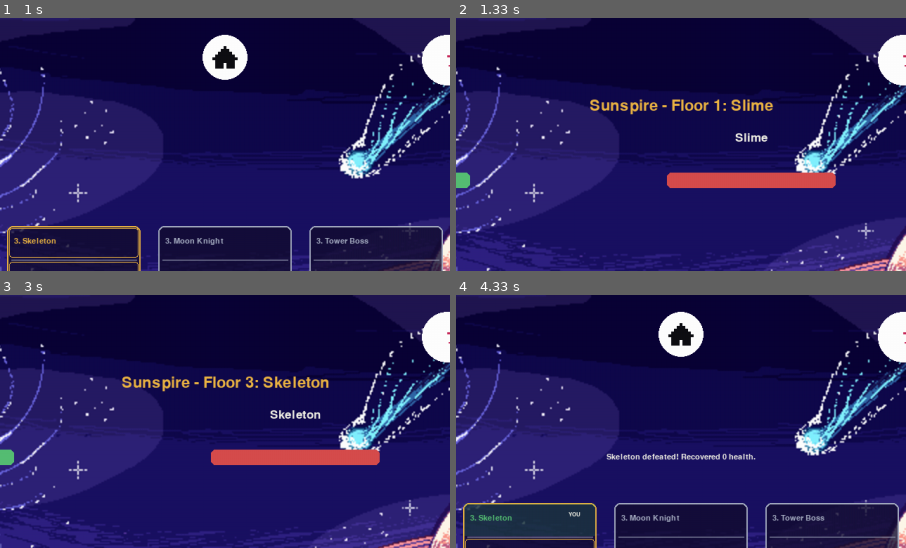
Above: before the commit, frames 1-4 (two rows, left to right).
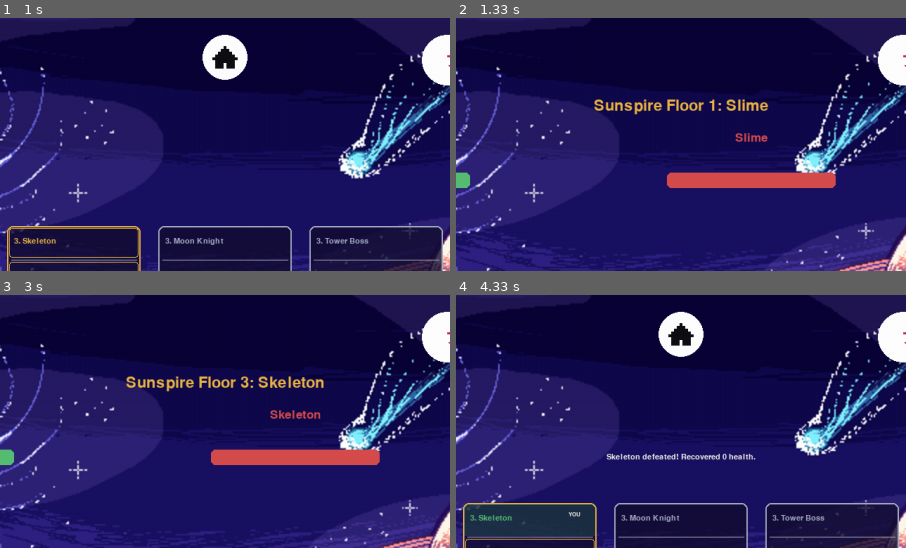
Above: after the commit, the same moments.

Repository: pixelpxed/tower-pygame
Game: pygame game, started from main.py
Same seed, same stepped clock (60 frames per second), same inputs: the game is played once before the commit and once after it.
Inputs (mouse positions are % of the whole screen's width and height, from its top left):
- Up to frame 1 (1 s): click "S T A R T" at 0.38 s; tap Enter at 0.67 s
- Up to frame 2 (1.33 s): click (37, 57) at 1.05 s
- Up to frame 3 (3 s): click "Attack" at 1.38 s; click (50, 8) at 1.72 s; click (44, 41) at 2.05 s; click ">" at 2.38 s; press the mouse at (44, 41) at 2.7 s; move the mouse to (42, 44) at 2.8 s; release the mouse at (40, 46) at 2.93 s
- Up to frame 4 (4.33 s): click "Use Potion" at 3.05 s; press the mouse at (50, 73) at 3.37 s; move the mouse to (40, 64) at 3.47 s; release the mouse at (29, 54) at 3.6 s; click "Attack" at 4.22 s
The pictures show only the part of the screen within x 25-75%, y 0-50%; the shares and areas given below are measured in that part.

Frame 1 is identical in both runs. In frame 2, 1.4% of the frame differs, in the area x 29-71%, y 32-50%; in frame 3, 1.7%, in the area x 27-74%, y 32-50%; in frame 4, nothing differs.

Commit message:
:1s

Diff:
--- a/game/scenes/battle.py
+++ b/game/scenes/battle.py
@@ -1,5 +1,4 @@
 from pathlib import Path
-
 import pygame
 
 from game.settings import COLORS, HEIGHT, WIDTH
@@ -8,40 +7,26 @@
 from ui.hud import draw_bar
 from ui.text import draw_text
 
-HERE = Path(__file__).resolve().parent
-BG_CANDIDATES = [
-    HERE / "battle_bg.png",                                       # game/scenes/
-    HERE.parents[1] / "assets" / "images" / "battle_bg.png",      # assets/images/
-    HERE.parents[1] / "battle_bg.png",                            # project root
-    Path("game/scenes/battle_bg.png"),                            # relative to cwd
-]
-
 
 def load_background(size):
-    """Try several locations; fall back to a purple gradient so the game still runs."""
-    for path in BG_CANDIDATES:
-        if path.exists():
-            try:
-                return pygame.transform.scale(pygame.image.load(str(path)).convert(), size)
-            except pygame.error as err:
-                print(f"[battle] found {path} but could not load it: {err}")
-    print("[battle] battle_bg.png not found. Tried:")
-    for path in BG_CANDIDATES:
-        print("   ", path)
-    fallback = pygame.Surface(size)
-    for y in range(size[1]):
-        k = y / size[1]
-        fallback.fill((int(20 + 60 * k), int(15 + 30 * k), int(60 + 80 * k)), (0, y, size[0], 1))
-    return fallback
+    """ฟังก์ชันโหลดภาพพื้นหลังแบบระบุ Path ตรงๆ"""
+    bg_path = Path("game/scenes/battle_bg.png")
+    image = pygame.image.load(bg_path).convert()
+    return pygame.transform.scale(image, size)
 
 
 class BattleScene:
     def __init__(self, game):
         self.game = game
-        self.bg_image = load_background((WIDTH, HEIGHT))
 
-        self.attack = Button((WIDTH // 2 - 120, 500, 240, 54), "Attack", self.game.player_attack)
-        self.potion = Button((WIDTH // 2 - 120, 565, 240, 48), "Use Potion", self.game.player_potion)
+        # โหลดภาพพื้นหลังโดยระบุ Path ตรงๆ ไม่ต้องมี HERE
+        bg_path = Path("game/scenes/battle_bg.png")
+        image = pygame.image.load(bg_path).convert()
+        self.bg_image = pygame.transform.scale(image, (WIDTH, HEIGHT))
+
+        cx = WIDTH // 2
+        self.attack = Button((cx - 120, 500, 240, 54), "Attack", game.player_attack)
+        self.potion = Button((cx - 120, 565, 240, 48), "Use Potion", game.player_potion)
 
     def handle_event(self, event):
         self.attack.handle_event(event)
@@ -50,22 +35,20 @@
     def draw(self, screen):
         screen.blit(self.bg_image, (0, 0))
 
-        player, monster = self.game.player, self.game.monster
-        tower_name = self.game.tower.tower_name(player.tower)
+        p, m = self.game.player, self.game.monster
 
-        # HUD pills (top-left hearts, top-right POWER)
-        margin = 24
-        draw_hearts(screen, player.lives, player.max_lives, (margin, margin),
-                    max_hearts=player.max_lives)
-        draw_power(screen, (WIDTH - margin, margin), getattr(player, "attack", None))
+        # HUD เลือด และพลัง
+        draw_hearts(screen, p.lives, p.max_lives, (24, 24), max_hearts=p.max_lives)
+        draw_power(screen, (WIDTH - 24, 24), getattr(p, "attack", None))
 
-        draw_text(screen, f"{tower_name} - Floor {player.floor}: {monster.name}",
-                  (WIDTH // 2, 125), 32, COLORS["accent"], center=True)
-        draw_text(screen, player.name, (220, 170), 26, COLORS["text"], center=True)
-        draw_text(screen, monster.name, (740, 170), 26, COLORS["text"], center=True)
+        # ชื่อ ชั้น และเลือด
+        draw_text(screen, f"{self.game.tower.tower_name(p.tower)} Floor {p.floor}: {m.name}", (WIDTH // 2, 125), 32,
+                  COLORS["accent"], center=True)
+        draw_text(screen, p.name, (220, 170), 26, COLORS["text"], center=True)
+        draw_text(screen, m.name, (740, 170), 26, COLORS["danger"], center=True)
 
-        draw_bar(screen, (100, 220, 240, 22), player.health, player.max_health, COLORS["success"])
-        draw_bar(screen, (620, 220, 240, 22), monster.health, monster.max_health, COLORS["danger"])
+        draw_bar(screen, (100, 220, 240, 22), p.health, p.max_health, COLORS["success"])
+        draw_bar(screen, (620, 220, 240, 22), m.health, m.max_health, COLORS["danger"])
 
         draw_text(screen, self.game.message, (WIDTH // 2, 390), 20, COLORS["muted"], center=True)
 
--- a/game/scenes/cut_scene.py
+++ b/game/scenes/cut_scene.py
@@ -1,10 +1,8 @@
 from pathlib import Path
-
 import pygame
-from game.settings import HEIGHT, WIDTH
 from PIL import Image
 
-HERE = Path(__file__).resolve().parent
+from game.settings import HEIGHT, WIDTH
 
 
 class _SkipButton:
@@ -25,17 +23,8 @@
         pygame.draw.rect(screen, (0, 0, 0), r.move(0, 4), border_radius=r.h // 2)
         bg_color = (30, 35, 30) if hover else (12, 14, 18)
         pygame.draw.rect(screen, bg_color, r, border_radius=r.h // 2)
+
         screen.blit(self.label, self.label.get_rect(center=r.center))
-
-
-def _find(name):
-    for path in (HERE / name,
-                 HERE.parents[1] / "assets" / "images" / name,
-                 HERE.parents[1] / name,
-                 Path("game/scenes") / name):
-        if path.exists():
-            return path
-    return None
 
 
 class CutScene:
@@ -46,21 +35,26 @@
         self.fade_ms = fade_ms
         self.finished = False
         self.start_ticks = None
-
         self.frames = self._preload_gif(gif_name)
         self.total_gif_duration = sum(dur for _, dur in self.frames) if self.frames else 1000
-
         self.fade_surface = pygame.Surface((WIDTH, HEIGHT)).convert()
         self.fade_surface.fill((0, 0, 0))
+        margin, w, h = 24, 80, 80
+        skip_rect = pygame.Rect(WIDTH - margin - w, HEIGHT - margin - h, w, h)
+        self.skip = _SkipButton(skip_rect, self._finish)
 
-        margin, w, h = 24, 80, 80
-        self.skip = _SkipButton(pygame.Rect(WIDTH - margin - w, HEIGHT - margin - h, w, h),self._finish)
-
-    def _preload_gif(self, name):
+    def _preload_gif(self, name: str) -> list:
+        """โหลดและแปลงไฟล์ GIF เป็น Surface ของ Pygame ทีละเฟรม (ระบุ Path ตรงๆ ใช้ง่าย)"""
         if Image is None:
             print("[cutscene] Pillow is not installed. Skipping cutscene.")
             return []
-        path = _find(name)
+        search_paths = [
+            Path(name),
+            Path("assets/images") / name,
+            Path("game/scenes") / name,
+        ]
+
+        path = next((p for p in search_paths if p.exists()), None)
         if path is None:
             print(f"[cutscene] {name} not found. Skipping cutscene.")
             return []
@@ -71,24 +65,30 @@
                 for frame_idx in range(getattr(img, "n_frames", 1)):
                     img.seek(frame_idx)
                     frame = img.convert("RGB")
+
                     if frame.size != (WIDTH, HEIGHT):
                         frame = frame.resize((WIDTH, HEIGHT))
+
                     surf = pygame.image.frombytes(frame.tobytes(), frame.size, "RGB").convert()
                     duration = max(20, img.info.get("duration", 40))
                     frames.append((surf, duration))
         except Exception as err:
             print(f"[cutscene] Could not process {path}: {err}")
+
         return frames
 
-    def _get_current_frame(self, elapsed):
+    def _get_current_frame(self, elapsed: int):
         if not self.frames:
             return None
+
         loop_time = elapsed % self.total_gif_duration
         accum = 0
+
         for surf, duration in self.frames:
             accum += duration
             if loop_time < accum:
                 return surf
+
         return self.frames[-1][0]
 
     def _finish(self):
@@ -104,25 +104,25 @@
             return
         self.skip.handle_event(event)
 
-    def draw(self, screen):
+    def draw(self, screen: pygame.Surface):
         now = pygame.time.get_ticks()
         if self.start_ticks is None:
             self.start_ticks = now
         elapsed = now - self.start_ticks
 
         screen.fill((0, 0, 0))
-
         frame_surf = self._get_current_frame(elapsed)
         if frame_surf is not None:
             screen.blit(frame_surf, (0, 0))
 
         alpha = 0
         if elapsed < self.fade_ms:
-            # Fade In
+            #FadeIn
             progress = elapsed / self.fade_ms
             alpha = int(255 * (1.0 - progress))
+
         elif elapsed > (self.duration_ms - self.fade_ms):
-            # Fade Out
+            #Fade Out
             progress = (elapsed - (self.duration_ms - self.fade_ms)) / self.fade_ms
             alpha = int(255 * progress)
 
--- a/game/scenes/game_over.py
+++ b/game/scenes/game_over.py
@@ -6,59 +6,48 @@
 from ui.battle_kub import HomeButton
 from game.scenes.cut_scene import CutScene
 
-HERE = Path(__file__).resolve().parent
 BLACK = (15, 15, 20)
 
 
-def _load_bg(*names):
-    for name in names:
-        for path in (HERE / name,
-                     HERE.parents[1] / "assets" / "images" / name,
-                     HERE.parents[1] / name,
-                     Path("game/scenes") / name):
-            return pygame.transform.scale(pygame.image.load(str(path)).convert(),(WIDTH, HEIGHT))
-    print(f"[game_over] {names[0]} not found. Using a plain background.")
-    surf = pygame.Surface((WIDTH, HEIGHT))
-    surf.fill((14, 18, 40))
-    return surf
-
-
 class RestartButton:
-    def __init__(self, center, callback, size=96):
+    def __init__(self, center: tuple, callback, size: int = 96):
         self.rect = pygame.Rect(0, 0, size, size)
         self.rect.center = center
         self.callback = callback
 
-    def handle_event(self, event):
-        if (event.type == pygame.MOUSEBUTTONUP and event.button == 1
-                and self.rect.collidepoint(event.pos)):
-            self.callback()
+    def handle_event(self, event: pygame.event.Event):
+        if event.type == pygame.MOUSEBUTTONUP and event.button == 1:
+            if self.rect.collidepoint(event.pos):
+                self.callback()
 
-    def draw(self, surf):
+    def draw(self, surf: pygame.Surface):
         hover = self.rect.collidepoint(pygame.mouse.get_pos())
         cx, cy = self.rect.center
         rad = self.rect.w // 2
-        pygame.draw.circle(surf, (255, 250, 215) if hover else (255, 255, 255), (cx, cy), rad)
+
+        bg_color = (255, 250, 215) if hover else (255, 255, 255)
+        pygame.draw.circle(surf, bg_color, (cx, cy), rad)
         if hover:
             pygame.draw.circle(surf, (0, 200, 60), (cx, cy), rad, 4)
-
         r = self.rect.w * 0.2
         dot = max(2, self.rect.w // 28)
         for deg in range(30, 301, 4):
             a = math.radians(deg)
-            pygame.draw.circle(surf, BLACK, (round(cx + r * math.cos(a)), round(cy + r * math.sin(a))), dot)
+            x = round(cx + r * math.cos(a))
+            y = round(cy + r * math.sin(a))
+            pygame.draw.circle(surf, BLACK, (x, y), dot)
 
         a = math.radians(300)
         px, py = cx + r * math.cos(a), cy + r * math.sin(a)
         nx, ny = math.cos(a), math.sin(a)
         tx, ty = -math.sin(a), math.cos(a)
         h = self.rect.w * 0.13
+
         pygame.draw.polygon(surf, BLACK, [
             (px + tx * h * 1.3, py + ty * h * 1.3),
             (px + nx * h - tx * h * 0.2, py + ny * h - ty * h * 0.2),
             (px - nx * h - tx * h * 0.2, py - ny * h - ty * h * 0.2),
         ])
-
 
 class GameOverScene:
     def __init__(self, game):
@@ -72,22 +61,32 @@
             else:
                 game.scene = CutScene(game, on_done=game.show_menu)
 
+        bg_filename = "VICTORY.jpg" if game.won else "DEFEATED.jpg"
+        image_path = Path("game/scenes/") / bg_filename
+
+        if image_path.exists():
+            image = pygame.image.load(str(image_path)).convert()
+            self.bg = pygame.transform.scale(image, (WIDTH, HEIGHT))
+        else:
+            self.bg = pygame.Surface((WIDTH, HEIGHT))
+            self.bg.fill((14, 18, 40))
+
         if game.won:
-            self.bg = _load_bg("VICTORY.jpg")
-            self.buttons = [HomeButton((WIDTH // 2, y), go_home_with_cutscene, size=size)]
+            self.buttons = [
+                HomeButton((WIDTH // 2, y), go_home_with_cutscene, size=size)
+            ]
         else:
-            self.bg = _load_bg("DEFEATED.jpg")
             offset = size // 2 + 25
             self.buttons = [
                 RestartButton((WIDTH // 2 - offset, y), game.new_run, size=size),
                 HomeButton((WIDTH // 2 + offset, y), game.show_menu, size=size),
             ]
 
-    def handle_event(self, event):
+    def handle_event(self, event: pygame.event.Event):
         for button in self.buttons:
             button.handle_event(event)
 
-    def draw(self, screen):
+    def draw(self, screen: pygame.Surface):
         screen.blit(self.bg, (0, 0))
         for button in self.buttons:
             button.draw(screen)
--- a/game/scenes/menu.py
+++ b/game/scenes/menu.py
@@ -21,7 +21,6 @@
         self.quit = Button((button_x, button_y + button_height + 50, button_width, button_height), "G I V E    U P", self.game.quit)
 
     def _start(self):
-        # Start -> cut scene (GIF, 3 s, SKIP button) -> game.new_run()
         self.game.scene = CutScene(self.game)
 
     def handle_event(self, event):
--- a/game/scenes/tower.py
+++ b/game/scenes/tower.py
@@ -25,7 +25,6 @@
                     break
         self.menu.handle_event(event)
 
-    # ------------------------------------------------------------ layout
     def _left(self):
         count = len(self.game.tower.towers)
         return (WIDTH - (count * TOWER_WIDTH + (count - 1) * GAP)) // 2
@@ -40,7 +39,6 @@
                               pygame.Rect(x, y, TOWER_WIDTH, FLOOR_HEIGHT)))
         return rects
 
-    # ------------------------------------------------------------- draw
     def draw(self, screen):
         screen.blit(self.bg_image, (0, 0))
         player = self.game.player
@@ -75,7 +73,6 @@
             draw_text(screen, tower["name"], (x + TOWER_WIDTH // 2, BOTTOM + 28), 20,
                       COLORS["accent"] if active else COLORS["muted"], center=True)
 
-            # translucent panel so the background shows through
             panel = pygame.Surface((TOWER_WIDTH, height), pygame.SRCALPHA)
             pygame.draw.rect(panel, (20, 14, 50, 205), panel.get_rect(), border_radius=8)
             screen.blit(panel, (x, top))
